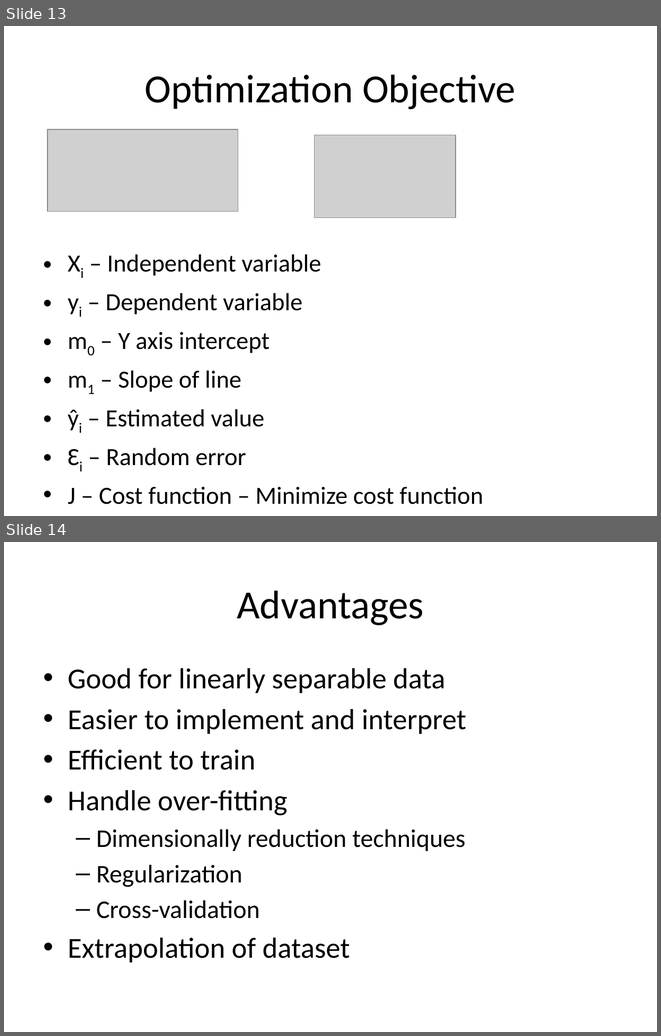
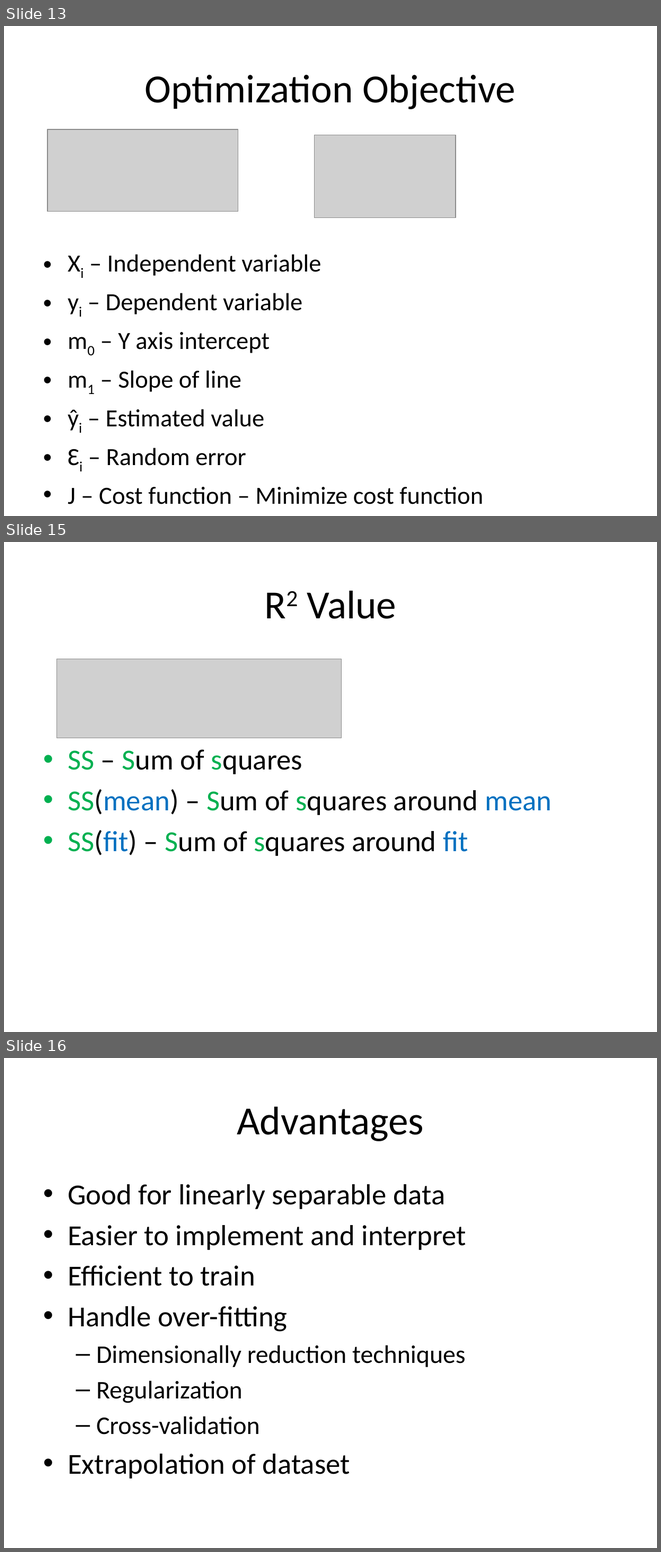
Before and after one commit to look4pritam/ArtificialIntelligence, a slide deck: MachineLearning/LinearRegression/LinearRegression.pptx. Shown one above the other, each under a label of ours: slides 13 and 14 before the commit, slides 13, 15 and 16 after it; the slides between them are not shown. The pictures are 661x1036 and 661x1552 pixels, drawn with LibreOffice and Linux fonts; fonts in the diff are those of the drawing; grey boxes stand for pictures. Boxes give left, top, right and bottom in pixels: in the first picture for what was removed or moved away, otherwise in the second. Text is boxed around its words. In the diff, an @@ line names an element or a change of style, - is before the commit and + after.

```diff
--- a/MachineLearning/LinearRegression/LinearRegression.pptx
+++ b/MachineLearning/LinearRegression/LinearRegression.pptx
@@ slide 15 added at [4,542,657,1032], background #FFFFFF @@
@@ title added at [307,590,397,619], 44 pt, text #000000 @@
+R2 Value
@@ picture added at [57,659,342,738] @@
@@ text added at [68,749,551,856], 32 pt, text #000000 @@
+• SS – Sum of squares
+• SS(mean) – Sum of squares around mean
+• SS(fit) – Sum of squares around fit
@@ what was slide 14 is now slide 16 @@
```
Also in this commit, not shown: 1 other slide added.
